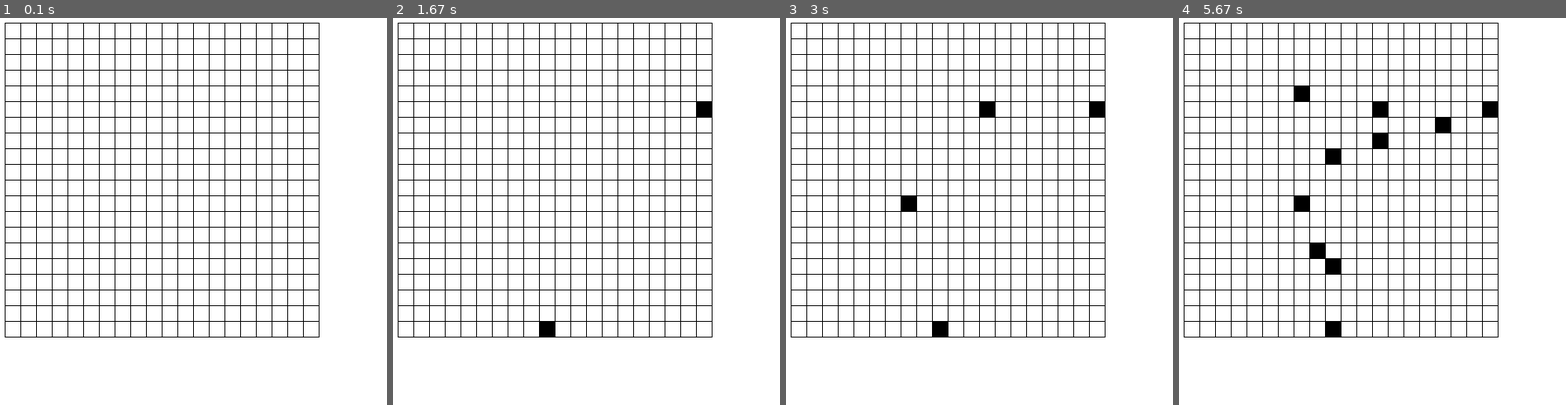
Above: before the commit, frames 1-4 (left to right).
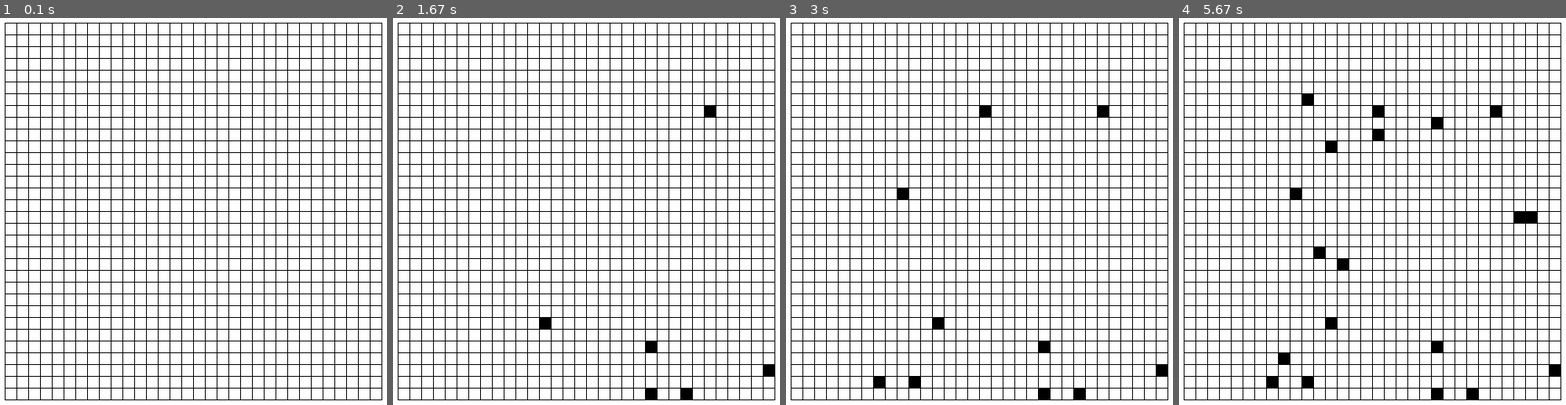
Above: after the commit, the same moments.

Repository: DomJob/Character-Recognition
Game: pygame game, started from tests/InterfacePygame.py
Two runs of this game, one before a commit and one after it. Both use one fixed random seed, a clock stepped at 60 frames per second and the inputs below.
Inputs (mouse positions are in pixels of both pictures, inside the frame that each line leads up to):
- Up to frame 1 (0.1 s): no input
- Up to frame 2 (1.67 s): press the mouse at (540, 323) at 0.37 s; move the mouse to (648, 389) at 0.47 s; release the mouse at (outside the picture) at 0.6 s; press the mouse at (540, 323) at 0.7 s; move the mouse to (652, 346) at 0.8 s; release the mouse at (764, 370) at 0.93 s; click (706, 107) at 1.05 s; click (690, 393) at 1.38 s
- Up to frame 3 (3 s): click (983, 110) at 1.72 s; click (882, 377) at 2.05 s; click (902, 196) at 2.38 s; click (909, 385) at 2.72 s
- Up to frame 4 (5.67 s): click (1341, 265) at 3.05 s; click (1283, 354) at 3.38 s; click (1326, 149) at 3.72 s; press the mouse at (1326, 149) at 4.03 s; move the mouse to (1384, 137) at 4.13 s; release the mouse at (1442, 126) at 4.27 s; click (1523, 219) at 4.38 s; click (1531, 211) at 4.72 s; click (1322, 254) at 5.05 s; click (1306, 95) at 5.38 s

The runs differ from the first frame. In frame 1, 14% of the frame differs, in the area x 1-99%, y 1-99%; in frame 2, 15%; in frame 3, 15%; in frame 4, 16%.

Commit message:
fixed minor bugs

Diff:
--- a/tests/InterfacePygame.py
+++ b/tests/InterfacePygame.py
@@ -37,9 +37,9 @@
 
 pygame.font.init()
 
-GRID_WIDTH  = 20
-GRID_HEIGHT = 20
-PIXEL_SIZE = 20
+GRID_WIDTH  = 32
+GRID_HEIGHT = 32
+PIXEL_SIZE = 15
 MARGIN = 25
 
 screen_size = [800,800]
@@ -48,7 +48,7 @@
 surface = pygame.display.set_mode(screen_size)
 
 grid = []
-for y in range(GRID_WIDTH):
+for y in range(GRID_HEIGHT):
     row = []
 
     for x in range(GRID_WIDTH):
@@ -61,15 +61,15 @@
 
     # Dessiner la grille
 
-    for x in range(0, PIXEL_SIZE * GRID_HEIGHT + 1, PIXEL_SIZE):
+    for x in range(0, PIXEL_SIZE * GRID_WIDTH + 1, PIXEL_SIZE):
         pygame.draw.line(surface, (0,0,0), (MARGIN + x, MARGIN), (MARGIN + x, MARGIN + PIXEL_SIZE * GRID_HEIGHT))
-    for y in range(0, PIXEL_SIZE * GRID_WIDTH + 1, PIXEL_SIZE):
+    for y in range(0, PIXEL_SIZE * GRID_HEIGHT + 1, PIXEL_SIZE):
         pygame.draw.line(surface, (0,0,0), (MARGIN, MARGIN + y), (MARGIN + PIXEL_SIZE * GRID_WIDTH, MARGIN + y))
 
     # Remplir les pixels noirs
 
-    for y in range(GRID_WIDTH):
-        for x in range(GRID_HEIGHT):
+    for y in range(GRID_HEIGHT):
+        for x in range(GRID_WIDTH):
             pixel = grid[y][x]
             if pixel == 1:
                 pygame.draw.rect(surface, (0,0,0), (MARGIN+x*PIXEL_SIZE, MARGIN+y*PIXEL_SIZE, PIXEL_SIZE, PIXEL_SIZE))
